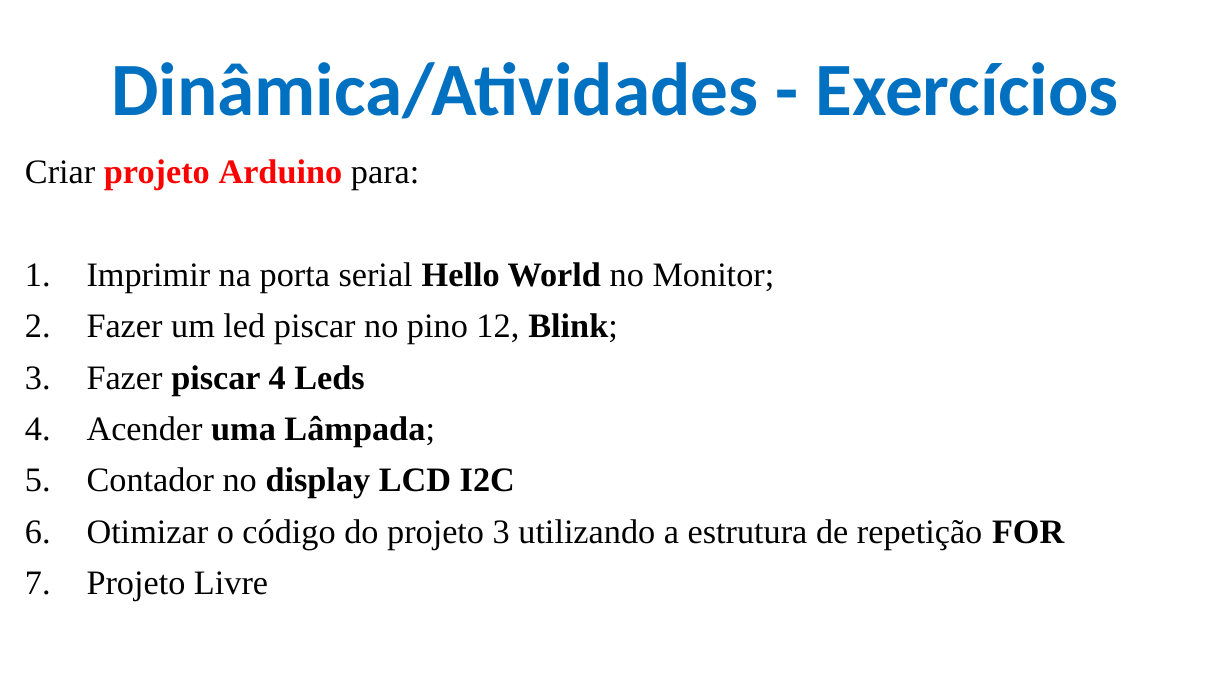
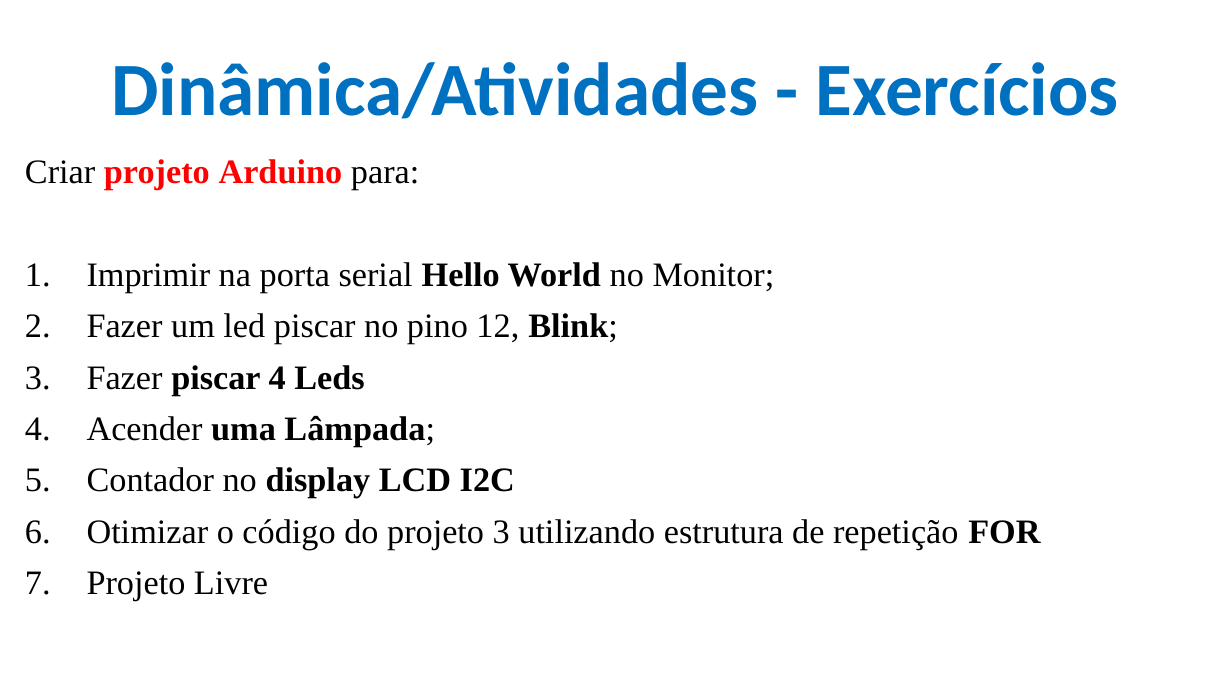
Before and after one commit to CloudEducationBrazil/WydenArea1ProgramacaoMicrocontroladores, a slide deck: slide 19 of 01 Classes/Aula 03 - Programação Microcontroladores - Arduino Tinkercad.pptx. Drawn at 1232x693 pixels with LibreOffice and Linux fonts; fonts in the diff are those of the drawing; background and template pictures are left out. Boxes give left, top, right and bottom in pixels: in the first picture for what was removed or moved away, otherwise in the second. Text is boxed around its words. In the diff, an @@ line names an element or a change of style, - is before the commit and + after.

```diff
--- a/01 Classes/Aula 03 - Programação Microcontroladores - Arduino Tinkercad.pptx
+++ b/01 Classes/Aula 03 - Programação Microcontroladores - Arduino Tinkercad.pptx
@@ text at (87, 519, 1040, 550): text changed @@
-6. Otimizar o código do projeto 3 utilizando a estrutura de repetição FOR
+6. Otimizar o código do projeto 3 utilizando estrutura de repetição FOR
```
Also in this commit, not shown: 5 other slides changed, 2 other files.
